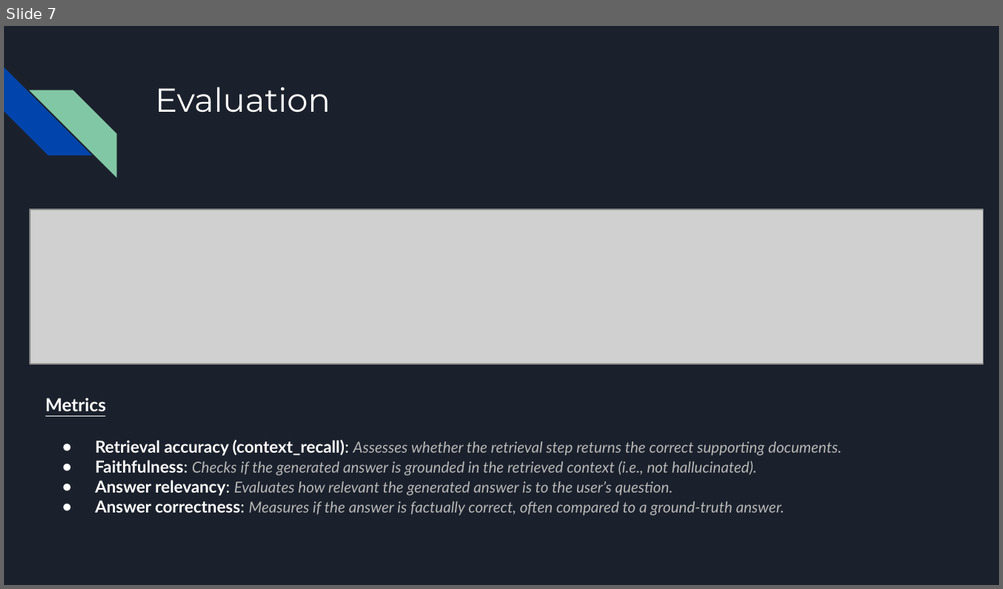
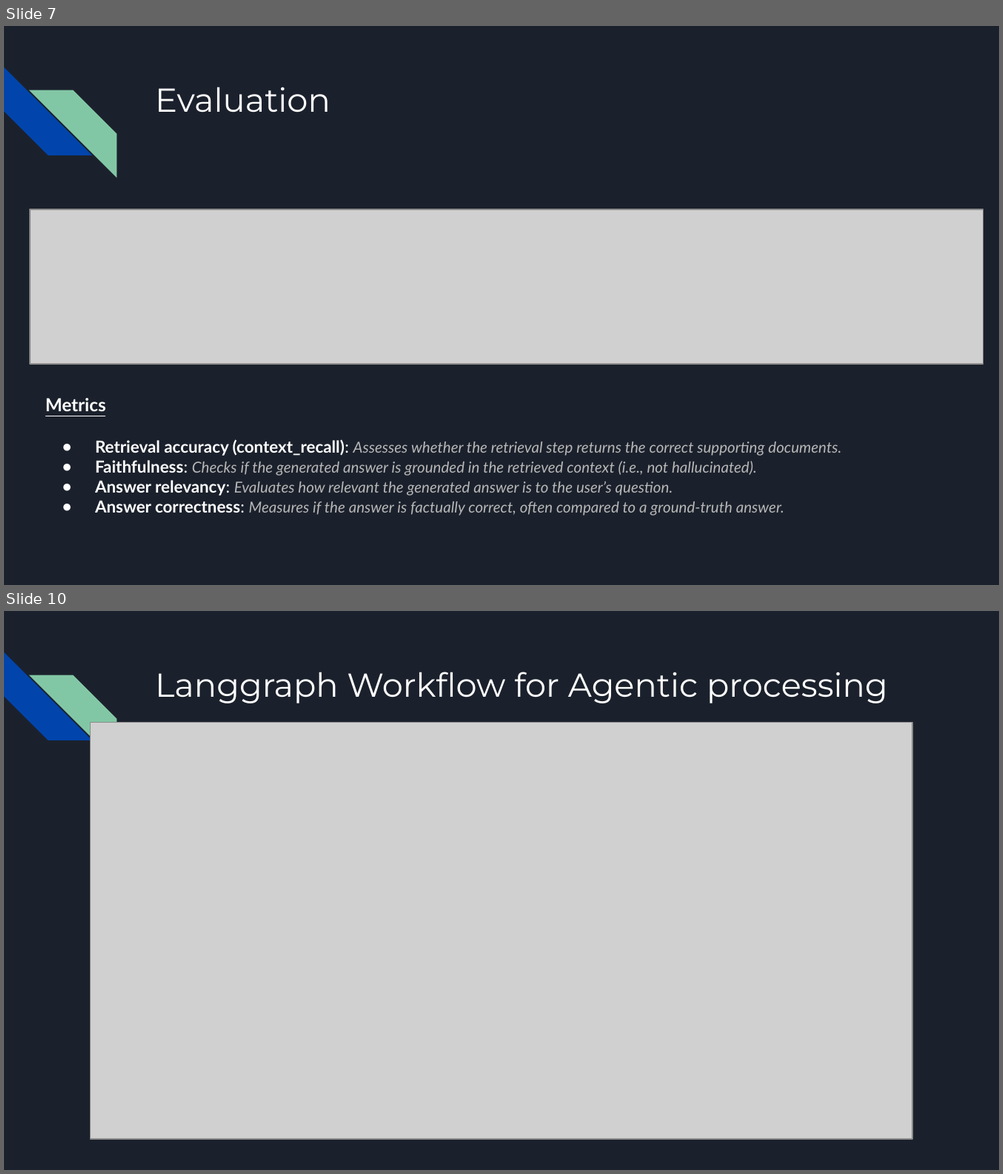
Before and after one commit to 1amG4bor/ai-parking-space-reservation, a slide deck: APSR-Presentation.pptx. Shown one above the other, each under a label of ours: slide 7 before the commit, slides 7 and 10 after it; the slides between them are not shown. The pictures are 1003x589 and 1003x1174 pixels, drawn with LibreOffice and Linux fonts; fonts in the diff are those of the drawing; grey boxes stand for pictures. Boxes give left, top, right and bottom in pixels: in the first picture for what was removed or moved away, otherwise in the second. Text is boxed around its words. In the diff, an @@ line names an element or a change of style, - is before the commit and + after.

```diff
--- a/APSR-Presentation.pptx
+++ b/APSR-Presentation.pptx
@@ slide 10 added at (x1=4, y1=611, x2=999, y2=1170), background #1B212C; not listed: 2 template elements that a slide beside it also shows @@
@@ title added at (x1=155, y1=672, x2=888, y2=703), 24 pt, text #FFFFFF @@
+Langgraph Workflow for Agentic processing
@@ picture added at (x1=91, y1=723, x2=912, y2=1139) @@
```
Also in this commit, not shown: 1 slide changed, 2 other slides added, 19 other files.
